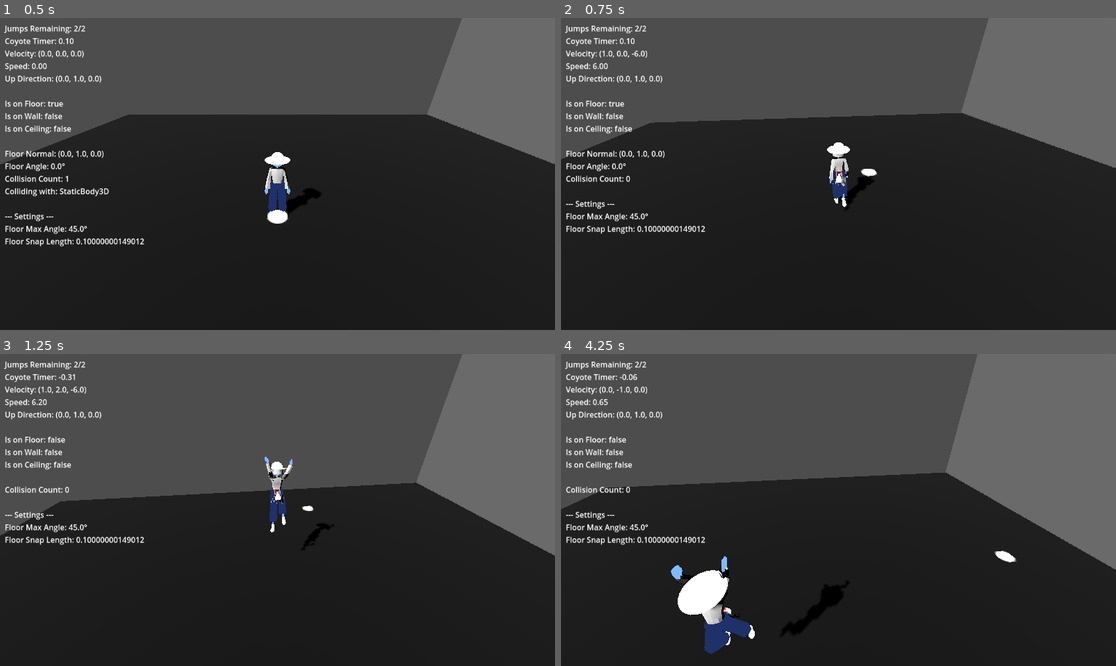
Above: before the commit, frames 1-4 (two rows, left to right).
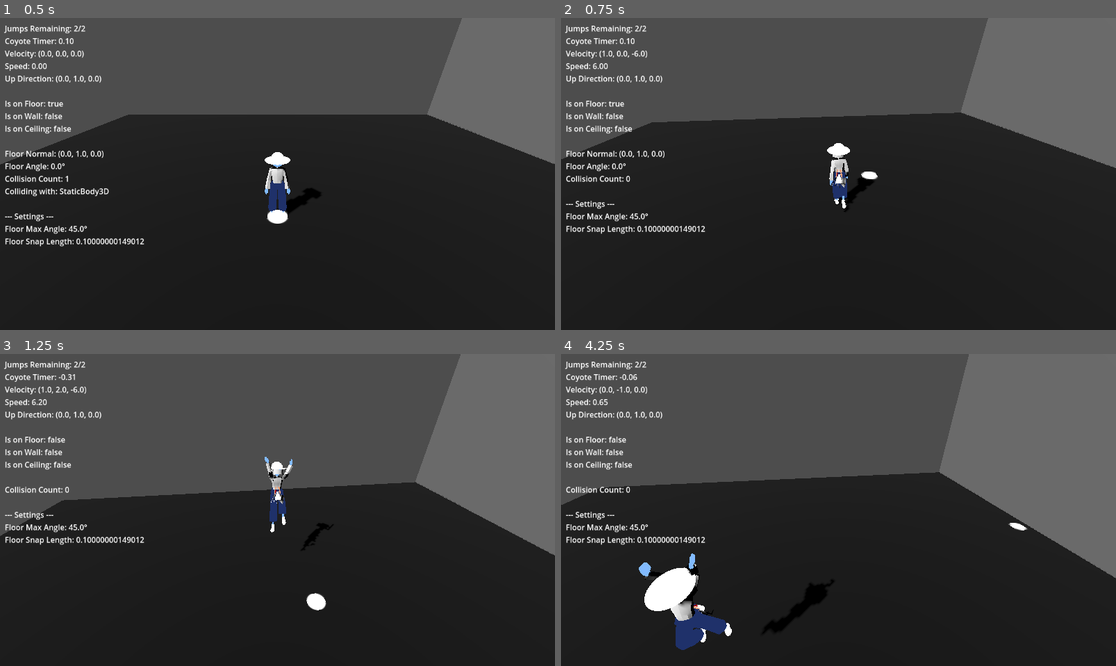
Above: after the commit, the same moments.

Repository: longiy/project_3c
Game: Godot game, scene res://SCENE.tscn
Two runs of this game, one before a commit and one after it. Both use one fixed random seed, a clock stepped at 60 frames per second and the inputs below.
Inputs (mouse positions are in pixels of both pictures, inside the frame that each line leads up to):
- Up to frame 1 (0.5 s): no input
- Up to frame 2 (0.75 s): tap Enter at 0.5 s; move the mouse to (866, 174) at 0.52 s; hold W (move_forward) from 0.53 s (still down); hold Right mouse button (toggle_mouse_look) from 0.53 s (still down); click (866, 174) at 0.67 s
- Up to frame 3 (1.25 s): keep holding W (move_forward); keep holding Right mouse button (toggle_mouse_look); tap Space (jump) at 0.77 s; tap Ctrl (walk) at 0.8 s
- Up to frame 4 (4.25 s): release W (move_forward) at 1.25 s; release Right mouse button (toggle_mouse_look) at 1.25 s; drag from (727, 525) to (810, 572) at 1.27 s; move the mouse to (894, 441) at 2.02 s; hold D (move_right) 2.03-2.75 s; hold Shift (sprint) 2.03-2.75 s; click (894, 441) at 2.17 s; tap Ctrl (walk) at 2.3 s; drag from (810, 572) to (672, 463) at 2.77 s; move the mouse to (1005, 556) at 3.52 s; hold A (move_left) from 3.53 s (still down); hold Ctrl (walk) from 3.53 s (still down); click (1005, 556) at 3.67 s; tap Space (jump) at 3.77 s; tap Escape (reset) at 4.15 s

Frame 1 is identical in both runs. In frame 2, 0.3% of the frame differs, in the area x 0-100%, y 0-63%; in frame 3, 0.5%; in frame 4, 5.3%, in the area x 0-100%, y 0-97%.

Commit message:
refactor

Diff:
--- a/AnimationController.gd
+++ b/AnimationController.gd
@@ -15,6 +15,7 @@
 
 var state_machine: AnimationNodeStateMachinePlayback
 var character: CharacterBody3D
+var input_component: InputComponent
 
 # Animation state
 var current_blend_position = Vector2.ZERO
@@ -26,7 +27,7 @@
 
 func _ready():
 	character = get_parent() as CharacterBody3D
-
+	input_component = character.get_node("InputComponent") as InputComponent
 
 	if not character:
 		push_error("AnimationController must be child of CharacterBody3D")
@@ -35,6 +36,13 @@
 	if not animation_tree:
 		push_error("AnimationTree not assigned to AnimationController")
 		return
+
+	if not input_component:
+		push_error("InputComponent not found - required for animation direction")
+		return
+
+	# Connect to input changes
+	input_component.movement_input_changed.connect(_on_movement_input_changed)
 
 	# Setup animation tree
 	animation_tree.active = true
--- a/SCENE.tscn
+++ b/SCENE.tscn
@@ -4,8 +4,8 @@
 [ext_resource type="Script" uid="uid://cms4l0nes10tn" path="res://Scripts/ControllerCamera.gd" id="2_caybs"]
 [ext_resource type="Script" uid="uid://cws7m480lxvaf" path="res://Scripts/DebugUI.gd" id="2_u4csh"]
 [ext_resource type="PackedScene" uid="uid://cbx0rhk665pls" path="res://Assets/ps_character_gurl.tscn" id="3_aeafk"]
+[ext_resource type="Script" uid="uid://c63imyupotuj1" path="res://Scripts/InputComponent.gd" id="4_0er5f"]
 [ext_resource type="Script" uid="uid://ceg85p1hqrfpk" path="res://AnimationController.gd" id="5_gbv5d"]
-[ext_resource type="Script" uid="uid://dexylko73t2u6" path="res://Scripts/NavigationComponent.gd" id="6_0er5f"]
 [ext_resource type="PackedScene" uid="uid://bsprrm672tx2s" path="res://MARKER.tscn" id="7_w862e"]
 
 [sub_resource type="PlaneMesh" id="PlaneMesh_3a8dd"]
@@ -70,7 +70,6 @@
 [node name="CAMERARIG" type="Node3D" parent="." node_paths=PackedStringArray("target_character")]
 script = ExtResource("2_caybs")
 target_character = NodePath("../CHARACTER")
-use_new_input_system = true
 
 [node name="SpringArm3D" type="SpringArm3D" parent="CAMERARIG"]
 spring_length = 4.0
@@ -80,25 +79,24 @@
 
 [node name="CameraArm" type="Node3D" parent="CAMERARIG"]
 
-[node name="CHARACTER" type="CharacterBody3D" parent="." node_paths=PackedStringArray("navigation_component", "animation_controller", "camera")]
+[node name="CHARACTER" type="CharacterBody3D" parent="." node_paths=PackedStringArray("animation_controller", "camera")]
 collision_layer = 2
 slide_on_ceiling = false
 script = ExtResource("1_5si1x")
-navigation_component = NodePath("NavigationComponent")
 animation_controller = NodePath("AnimationController")
 camera = NodePath("../CAMERARIG/SpringArm3D/Camera3D")
 rotation_snapping = true
 enable_strafing = true
 
+[node name="InputComponent" type="Node" parent="CHARACTER" node_paths=PackedStringArray("destination_marker")]
+script = ExtResource("4_0er5f")
+destination_marker = NodePath("../../MARKER")
+arrival_threshold = 0.1
+
 [node name="AnimationController" type="Node" parent="CHARACTER" node_paths=PackedStringArray("animation_tree")]
 script = ExtResource("5_gbv5d")
 animation_tree = NodePath("../PS_Character_Gurl/AnimationTree")
 use_8_directional = false
-
-[node name="NavigationComponent" type="Node" parent="CHARACTER" node_paths=PackedStringArray("destination_marker")]
-script = ExtResource("6_0er5f")
-destination_marker = NodePath("../../MARKER")
-marker_disappear_delay = 0.2
 
 [node name="PS_Character_Gurl" parent="CHARACTER" instance=ExtResource("3_aeafk")]
 
--- a/Scripts/ControllerCamera.gd
+++ b/Scripts/ControllerCamera.gd
@@ -1,4 +1,4 @@
-# ControllerCamera.gd - Modified to work with both old and new systems
+# ControllerCamera.gd - Simplified without InputManager
 extends Node3D
 
 @export_group("Target & Following")
@@ -15,17 +15,12 @@
 @export var vertical_limit_min = -80.0 ## Minimum vertical look angle (degrees)
 @export var vertical_limit_max = 50.0 ## Maximum vertical look angle (degrees)
 
-@export_group("System Integration")
-@export var use_new_input_system = false ## Toggle between old and new systems
-
 @onready var spring_arm = $SpringArm3D
 
 var character: CharacterBody3D
 var mouse_delta = Vector2.ZERO
 var camera_rotation_x = 0.0
-
-# New system integration
-var using_input_manager = false
+var is_mouse_captured = true
 
 func _ready():
 	# Get character reference
@@ -34,17 +29,9 @@
 		push_error("No target character assigned to camera!")
 		return
 
-	# Check if InputManager is available
-	if InputManager and use_new_input_system:
-		using_input_manager = true
-		InputManager.set_camera($SpringArm3D/Camera3D)
-		InputManager.mouse_look_input.connect(_on_mouse_look_input)
-		print("Camera: Using new input system")
-	else:
-		using_input_manager = false
-		# Use old system
-		Input.mouse_mode = Input.MOUSE_MODE_CAPTURED
-		print("Camera: Using legacy input system")
+	# Start in mouse capture mode
+	Input.mouse_mode = Input.MOUSE_MODE_CAPTURED
+	print("Camera: Using simplified input system")
 
 	# Set initial camera rotation
 	camera_rotation_x = deg_to_rad(-20.0)
@@ -54,37 +41,31 @@
 		global_position = character.global_position + Vector3(0, camera_height, 0)
 
 func _input(event):
-	# Only handle input if using legacy system
-	if using_input_manager:
-		return
-
-	# Legacy mouse capture toggle
+	# Mouse capture toggle
 	if event.is_action_pressed("toggle_mouse_look"):
 		if Input.mouse_mode == Input.MOUSE_MODE_CAPTURED:
 			Input.mouse_mode = Input.MOUSE_MODE_VISIBLE
+			is_mouse_captured = false
 		else:
 			Input.mouse_mode = Input.MOUSE_MODE_CAPTURED
+			is_mouse_captured = true
 
-	# Legacy mouse movement
-	if Input.mouse_mode == Input.MOUSE_MODE_CAPTURED and event is InputEventMouseMotion:
+		# Notify InputComponent about mode change
+		if character:
+			var input_component = character.get_node("InputComponent")
+			if input_component:
+				input_component.on_mouse_mode_changed(is_mouse_captured)
+
+	# Mouse movement for camera
+	if is_mouse_captured and event is InputEventMouseMotion:
 		mouse_delta = event.relative
-
-func _on_mouse_look_input(delta: Vector2):
-	# New system mouse input
-	mouse_delta = delta / mouse_sensitivity  # Convert back to pixel delta for compatibility
 
 func _physics_process(delta):
 	if not character:
 		return
 
-	# Handle mouse look rotation (works with both systems)
-	var should_rotate = false
-	if using_input_manager:
-		should_rotate = InputManager.current_mode == InputManager.InputMode.CAMERA_LOOK
-	else:
-		should_rotate = Input.mouse_mode == Input.MOUSE_MODE_CAPTURED
-
-	if should_rotate and mouse_delta.length() > 0:
+	# Handle mouse look rotation only when captured
+	if is_mouse_captured and mouse_delta.length() > 0:
 		# Horizontal rotation (Y-axis)
 		if enable_mouse_yaw:
 			rotation.y -= mouse_delta.x * mouse_sensitivity
@@ -104,3 +85,6 @@
 
 	# Apply vertical rotation to SpringArm
 	spring_arm.rotation.x = camera_rotation_x
+
+func get_camera() -> Camera3D:
+	return $SpringArm3D/Camera3D
--- a/Scripts/ControllerCharacter.gd
+++ b/Scripts/ControllerCharacter.gd
@@ -10,7 +10,6 @@
 # COMPONENTS
 # ═══════════════════════════════════════════════════════════════════════════════════════════════
 @export_group("Components")
-@export var navigation_component: NavigationComponent
 @export var animation_controller: AnimationController
 
 # ═══════════════════════════════════════════════════════════════════════════════════════════════
@@ -71,17 +70,17 @@
 var last_input_dir = Vector2.ZERO  # Track previous input for snapping
 var current_input_dir = Vector2.ZERO  # Current input from InputComponent
 
+# Component references
+var input_component: InputComponent
+
 func _ready():
-	# Connect to new navigation component if assigned
-	if navigation_component:
-		print("Character: Connected to NavigationComponent")
-	else:
-		print("Character: No NavigationComponent assigned")
-
-	# NEW: Connect to InputManager for WASD input
-	if InputManager:
-		InputManager.movement_input.connect(_on_movement_input_changed)
-		print("Character: Connected to InputManager for WASD input")
+	# Connect to InputComponent
+	input_component = get_node("InputComponent")
+	if input_component:
+		input_component.movement_input_changed.connect(_on_movement_input_changed)
+		print("Character: Connected to InputComponent")
+	else:
+		push_error("InputComponent not found!")
 
 	# Animation controller will handle its own connections
 	if not animation_controller:
@@ -137,22 +136,8 @@
 	else:
 		coyote_timer -= delta
 
-	# Get input direction - NEW: Check navigation component first, then fallback to old system
-	var input_dir = Vector2.ZERO
-
-	# Priority 1: New navigation system (if active)
-	if navigation_component and navigation_component.is_navigation_active():
-		input_dir = navigation_component.get_navigation_direction()
-		print("Character: Using navigation input: ", input_dir.length())
-	# Priority 2: Current WASD input (from old InputComponent)
-	elif current_input_dir.length() > 0.1:
-		input_dir = current_input_dir
-	# Priority 3: Fallback to direct input if no InputComponent assigned
-	else:
-		# This covers the case where there's no navigation active and no WASD input
-		var direct_input = Input.get_vector("move_left", "move_right", "move_forward", "move_backward")
-		if direct_input.length() > 0.1:
-			input_dir = direct_input
+	# Get input direction from InputComponent (handles both WASD and click navigation)
+	var input_dir = current_input_dir
 
 	# Handle movement mode inputs (walk overrides sprint)
 	is_walking = Input.is_action_pressed("walk")
@@ -340,8 +325,8 @@
 	coyote_timer = 0.0
 	jump_forward_direction = Vector3.ZERO
 
-	# Cancel any click navigation - NEW: use NavigationComponent
-	if navigation_component:
-		navigation_component.cancel_navigation()
+	# Cancel any click navigation
+	if input_component:
+		input_component.cancel_click_destination()
 
 	print("Character reset to: ", reset_position)
--- /dev/null
+++ b/Scripts/InputComponent.gd
@@ -0,0 +1,219 @@
+# InputComponent.gd - Consolidated input handling
+extends Node
+class_name InputComponent
+
+signal movement_input_changed(input_vector: Vector2)
+
+@export_group("Input Settings")
+@export var mouse_navigation_enabled = true
+@export var click_override_duration = 0.1 ## How long click input overrides WASD
+
+@export_group("Click Navigation")
+@export var destination_marker: Node3D ## Visual marker for click destination
+@export var arrival_threshold = 0.5 ## Distance to consider destination reached
+@export var show_cursor_preview = true ## Show marker at cursor position before clicking
+@export var marker_disappear_delay = 1.0 ## How long marker stays after arrival (seconds)
+
+var character: CharacterBody3D
+var camera: Camera3D
+var is_mouse_captured = true
+
+# Click navigation state
+var click_destination = Vector3.ZERO
+var has_click_destination = false
+var click_override_timer = 0.0
+
+# Preview state
+var is_showing_preview = false
+var preview_position = Vector3.ZERO
+
+# Arrival delay state
+var is_arrival_delay_active = false
+var arrival_timer = 0.0
+
+func _ready():
+	character = get_parent() as CharacterBody3D
+	if not character:
+		push_error("InputComponent must be child of CharacterBody3D")
+		return
+
+	# Get camera reference from scene
+	var camera_rig = get_node("../../CAMERARIG")
+	if camera_rig:
+		camera = camera_rig.get_node("SpringArm3D/Camera3D")
+		if camera:
+			print("InputComponent: Camera found")
+		else:
+			push_error("Camera not found in expected path")
+
+	# Initialize mouse state
+	is_mouse_captured = Input.mouse_mode == Input.MOUSE_MODE_CAPTURED
+
+	# Start preview if mouse is visible
+	if not is_mouse_captured and show_cursor_preview and mouse_navigation_enabled:
+		is_showing_preview = true
+
+func on_mouse_mode_changed(captured: bool):
+	"""Called by camera when mouse mode changes"""
+	is_mouse_captured = captured
+
+	if is_mouse_captured:
+		# Mouse captured - hide preview
+		hide_cursor_preview()
+	else:
+		# Mouse visible - start preview if enabled
+		if show_cursor_preview and mouse_navigation_enabled:
+			is_showing_preview = true
+			# Update preview immediately
+			call_deferred("update_cursor_preview_current")
+
+func update_cursor_preview_current():
+	"""Update preview at current mouse position"""
+	if is_showing_preview:
+		var mouse_pos = get_viewport().get_mouse_position()
+		update_cursor_preview(mouse_pos)
+
+func _input(event):
+	if not camera or not mouse_navigation_enabled:
+		return
+
+	# Handle click navigation when mouse is visible
+	if not is_mouse_captured:
+		if event is InputEventMouseButton and event.pressed and event.button_index == MOUSE_BUTTON_LEFT:
+			commit_to_destination(event.position)
+		elif event is InputEventMouseMotion and show_cursor_preview:
+			update_cursor_preview(event.position)
+
+func _physics_process(delta):
+	# Handle arrival delay timer
+	if is_arrival_delay_active:
+		arrival_timer -= delta
+		if arrival_timer <= 0:
+			complete_arrival()
+		return  # Don't process other input during arrival delay
+
+	if click_override_timer > 0:
+		click_override_timer -= delta
+
+	var input_vector = get_final_input_vector()
+	movement_input_changed.emit(input_vector)
+
+func get_final_input_vector() -> Vector2:
+	var wasd_input = Input.get_vector("move_left", "move_right", "move_forward", "move_backward")
+
+	# WASD input cancels click navigation
+	if wasd_input.length() > 0.1 and has_click_destination:
+		if click_override_timer <= 0:
+			cancel_click_destination()
+		return wasd_input
+
+	# Use click navigation if active and no WASD input
+	if has_click_destination and wasd_input.length() < 0.1:
+		return get_click_movement_vector()
+
+	return wasd_input
+
+func update_cursor_preview(screen_pos: Vector2):
+	if not camera or not character or not destination_marker or not is_showing_preview:
+		return
+
+	var world_pos = raycast_to_world(screen_pos)
+	if world_pos != Vector3.ZERO:
+		preview_position = world_pos
+		destination_marker.global_position = world_pos
+		destination_marker.visible = true
+
+func commit_to_destination(screen_pos: Vector2):
+	if not is_showing_preview:
+		return
+
+	var world_pos = raycast_to_world(screen_pos)
+	if world_pos != Vector3.ZERO:
+		set_click_destination(world_pos)
+
+func raycast_to_world(screen_pos: Vector2) -> Vector3:
+	if not camera:
+		return Vector3.ZERO
+
+	var space_state = character.get_world_3d().direct_space_state
+	var from = camera.project_ray_origin(screen_pos)
+	var to = from + camera.project_ray_normal(screen_pos) * 1000
+
+	var query = PhysicsRayQueryParameters3D.create(from, to)
+	query.collision_mask = 1  # Only hit ground/environment layer
+
+	var result = space_state.intersect_ray(query)
+	return result.position if result else Vector3.ZERO
+
+func set_click_destination(world_pos: Vector3):
+	click_destination = world_pos
+	has_click_destination = true
+	click_override_timer = click_override_duration
+
+	# Update visual marker
+	if destination_marker:
+		destination_marker.global_position = world_pos
+		destination_marker.visible = true
+
+func cancel_click_destination():
+	has_click_destination = false
+
+	# Return to preview mode if mouse is visible
+	if not is_mouse_captured and show_cursor_preview and destination_marker:
+		is_showing_preview = true
+		update_cursor_preview_current()
+	elif destination_marker:
+		destination_marker.visible = false
+
+func hide_cursor_preview():
+	is_showing_preview = false
+	if destination_marker and not has_click_destination:
+		destination_marker.visible = false
+
+func get_click_movement_vector() -> Vector2:
+	if not has_click_destination or not character:
+		return Vector2.ZERO
+
+	var direction_3d = (click_destination - character.global_position).normalized()
+
+	# Check arrival
+	var distance = character.global_position.distance_to(click_destination)
+	if distance < arrival_threshold:
+		start_arrival_delay()
+		return Vector2.ZERO
+
+	# Convert to camera-relative movement
+	if camera:
+		var cam_transform = camera.global_transform.basis
+		var cam_forward = Vector3(-cam_transform.z.x, 0, -cam_transform.z.z).normalized()
+		var cam_right = Vector3(cam_transform.x.x, 0, cam_transform.x.z).normalized()
+
+		var forward_dot = direction_3d.dot(cam_forward)
+		var right_dot = direction_3d.dot(cam_right)
+
+		return Vector2(right_dot, -forward_dot)
+	else:
+		return Vector2(direction_3d.x, direction_3d.z)
+
+func start_arrival_delay():
+	"""Start the arrival delay - marker stays visible for a bit"""
+	has_click_destination = false
+	is_arrival_delay_active = true
+	arrival_timer = marker_disappear_delay
+	print("InputComponent: Arrived at destination, starting delay")
+
+func complete_arrival():
+	"""Complete the arrival process and clean up"""
+	is_arrival_delay_active = false
+
+	# Return to preview mode if mouse is visible
+	if not is_mouse_captured and show_cursor_preview:
+		is_showing_preview = true
+		update_cursor_preview_current()
+	elif destination_marker:
+		destination_marker.visible = false
+
+	print("InputComponent: Arrival delay complete")
+
+func is_click_navigation_active() -> bool:
+	return has_click_destination
--- a/Scripts/NavigationComponent.gd
+++ /dev/null
@@ -1,163 +0,0 @@
-# NavigationComponent.gd - Create this as a new file
-extends Node
-class_name NavigationComponent
-
-signal navigation_target_changed(target: Vector3)
-signal navigation_cancelled()
-
-@export var destination_marker: Node3D
-@export var arrival_threshold = 0.5
-@export var show_cursor_preview = true
-@export var marker_disappear_delay = 1.0 ## How long marker stays after arrival (seconds)
-
-var character: CharacterBody3D
-var current_destination = Vector3.ZERO
-var has_destination = false
-
-# Preview state
-var is_showing_preview = false
-var preview_position = Vector3.ZERO
-
-# Arrival delay
-var arrival_timer = 0.0
-var is_arrival_delay_active = false
-
-func _ready():
-	character = get_parent() as CharacterBody3D
-	if not character:
-		push_error("NavigationComponent must be child of CharacterBody3D")
-		return
-
-	# Connect to InputManager signals
-	if InputManager:
-		InputManager.click_navigation.connect(_on_click_navigation)
-		InputManager.movement_input.connect(_on_movement_input)
-		InputManager.mouse_mode_changed.connect(_on_mouse_mode_changed)
-		print("NavigationComponent connected to InputManager")
-	else:
-		push_error("InputManager autoload not found!")
-
-func _on_click_navigation(world_pos: Vector3):
-	print("Navigation: Click received at ", world_pos)
-	set_destination(world_pos)
-
-func _on_movement_input(direction: Vector2):
-	# WASD cancels click navigation
-	if has_destination and direction.length() > 0.1:
-		print("Navigation: Cancelled by WASD input")
-		cancel_navigation()
-
-func _on_mouse_mode_changed(is_camera_mode: bool):
-	print("Navigation: Mouse mode changed, camera mode: ", is_camera_mode)
-	if is_camera_mode:
-		# Entering camera mode - hide marker
-		hide_preview()
-	else:
-		# Entering cursor mode - show preview
-		if show_cursor_preview:
-			start_preview()
-
-func set_destination(world_pos: Vector3):
-	current_destination = world_pos
-	has_destination = true
-	is_showing_preview = false  # Stop preview mode when we have a real destination
-
-	if destination_marker:
-		destination_marker.global_position = world_pos
-		destination_marker.visible = true
-		# Optional: Change marker appearance to show it's a destination, not preview
-		# You could scale it up or change material here
-
-	navigation_target_changed.emit(world_pos)
-	print("Navigation: Destination set to ", world_pos)
-
-func cancel_navigation():
-	has_destination = false
-	navigation_cancelled.emit()
-
-	# Return to preview mode if in cursor navigation
-	if InputManager and InputManager.current_mode == InputManager.InputMode.CURSOR_NAVIGATION:
-		start_preview()
-	else:
-		hide_preview()
-
-func start_preview():
-	is_showing_preview = true
-	print("Navigation: Starting preview mode")
-	update_preview_marker()
-
-func hide_preview():
-	is_showing_preview = false
-	if destination_marker and not has_destination:
-		destination_marker.visible = false
-	print("Navigation: Hiding preview")
-
-func update_preview_marker():
-	if not is_showing_preview or not destination_marker or not InputManager:
-		return
-
-	var cursor_pos = InputManager.get_current_cursor_world_position()
-	if cursor_pos != Vector3.ZERO:
-		preview_position = cursor_pos
-		destination_marker.global_position = cursor_pos
-		destination_marker.visible = true
-
-func _physics_process(_delta):
-	# Handle arrival delay timer
-	if is_arrival_delay_active:
-		arrival_timer -= _delta
-		if arrival_timer <= 0:
-			complete_arrival()
-		return  # Don't update preview during arrival delay
-
-	# Only update preview when in preview mode (not when walking to destination)
-	if is_showing_preview and not has_destination:
-		update_preview_marker()
-
-	# Check arrival at destination
-	if has_destination and character:
-		var distance = character.global_position.distance_to(current_destination)
-		if distance < arrival_threshold:
-			print("Navigation: Arrived at destination")
-			start_arrival_delay()
-
-func start_arrival_delay():
-	has_destination = false
-	is_arrival_delay_active = true
-	arrival_timer = marker_disappear_delay
-	navigation_cancelled.emit()
-	print("Navigation: Starting arrival delay")
-
-func complete_arrival():
-	is_arrival_delay_active = false
-
-	# Return to preview mode if in cursor navigation
-	if InputManager and InputManager.current_mode == InputManager.InputMode.CURSOR_NAVIGATION:
-		start_preview()
-	else:
-		hide_preview()
-	print("Navigation: Arrival delay complete")
-
-func get_navigation_direction() -> Vector2:
-	if not has_destination:
-		return Vector2.ZERO
-
-	var direction_3d = (current_destination - character.global_position).normalized()
-
-	# Convert to camera-relative movement
-	if InputManager and InputManager.camera:
-		var camera = InputManager.camera
-		var cam_transform = camera.global_transform.basis
-		var cam_forward = Vector3(-cam_transform.z.x, 0, -cam_transform.z.z).normalized()
-		var cam_right = Vector3(cam_transform.x.x, 0, cam_transform.x.z).normalized()
-
-		var forward_dot = direction_3d.dot(cam_forward)
-		var right_dot = direction_3d.dot(cam_right)
-
-		return Vector2(right_dot, -forward_dot)
-	else:
-		# Fallback to world coordinates
-		return Vector2(direction_3d.x, direction_3d.z)
-
-func is_navigation_active() -> bool:
-	return has_destination
--- a/project.godot
+++ b/project.godot
@@ -14,10 +14,6 @@
 run/main_scene="uid://dngafe0y2nx5b"
 config/features=PackedStringArray("4.4", "Forward Plus")
 config/icon="res://icon.svg"
-
-[autoload]
-
-InputManager="*res://InputManager.gd"
 
 [input]
 
Not shown, added: Scripts/InputComponent.gd.uid
Not shown, removed: Scripts/NavigationComponent.gd.uid
